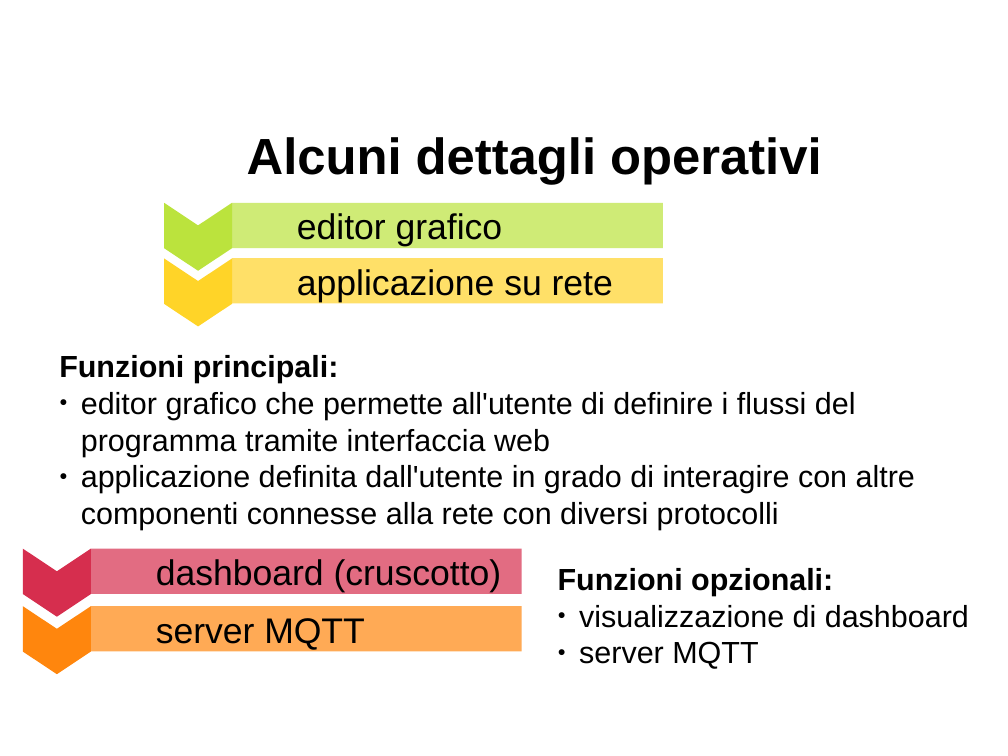
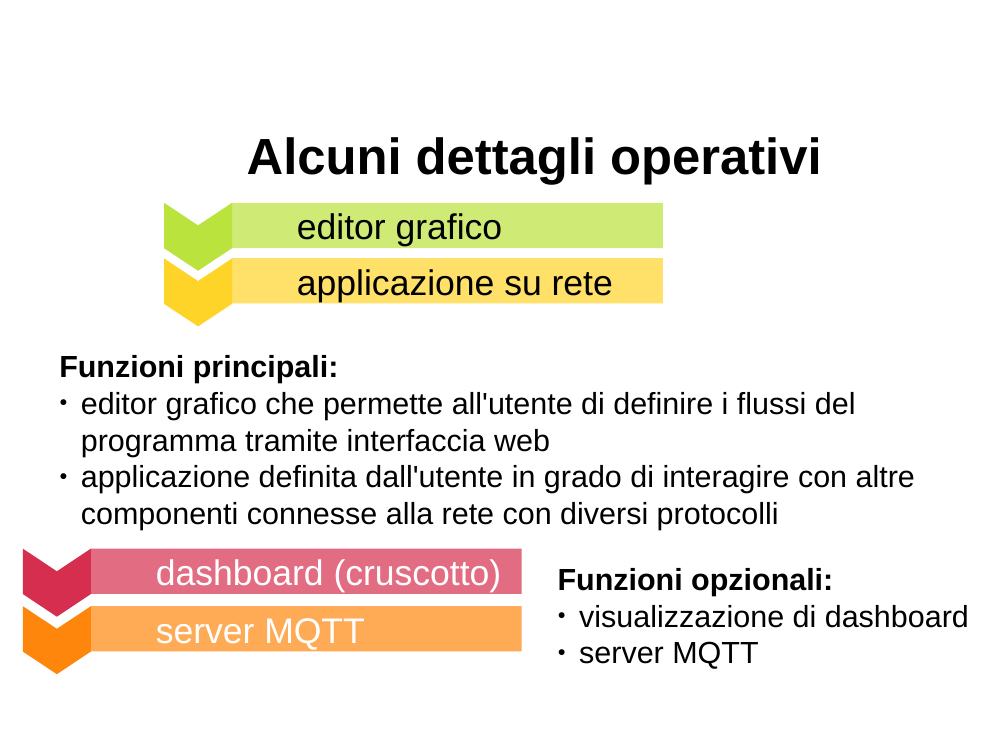
Before and after one commit to davideancona/minicorsiRAISE, a slide deck: slide 8 of iot/NodeRED_Ancona.pptx. Drawn at 1008x756 pixels with LibreOffice and Linux fonts; fonts in the diff are those of the drawing. Boxes give left, top, right and bottom in pixels: in the first picture for what was removed or moved away, otherwise in the second. Text is boxed around its words. In the diff, an @@ line names an element or a change of style, - is before the commit and + after.

```diff
--- a/iot/NodeRED_Ancona.pptx
+++ b/iot/NodeRED_Ancona.pptx
@@ rounded rectangle "dashboard (cruscotto)" at box(91, 549, 521, 595): text colour #000000 to #FFFFFF @@
@@ rounded rectangle "server MQTT" at box(91, 606, 521, 652): text colour #000000 to #FFFFFF @@
```
Also in this commit, not shown: 2 other slides changed, 4 other files.
